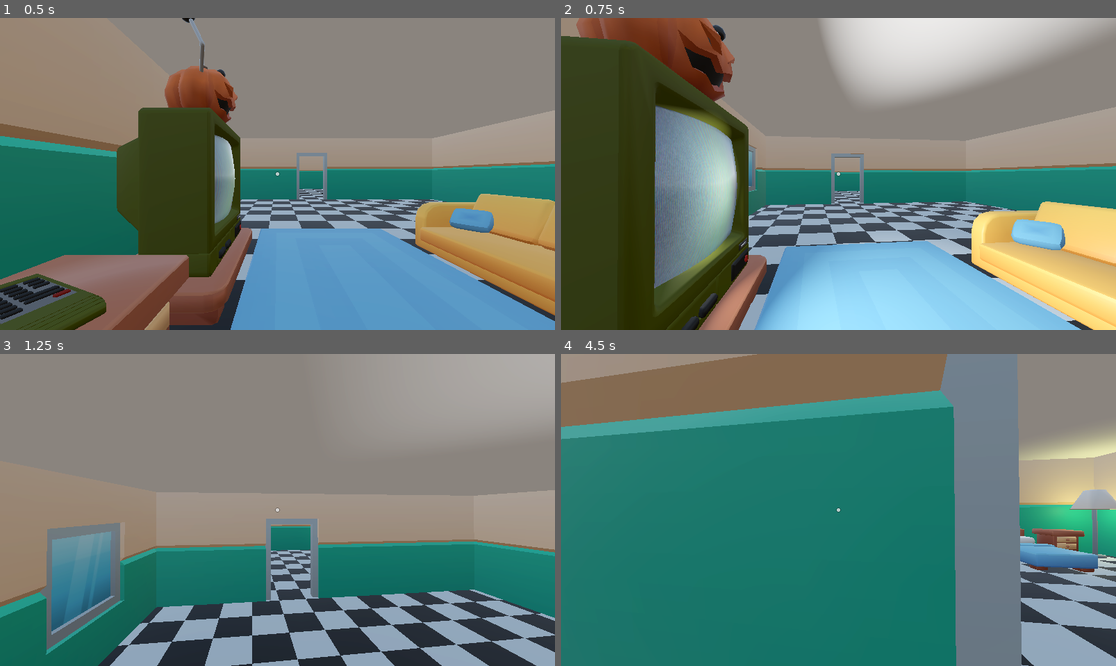
Above: before the commit, frames 1-4 (two rows, left to right).
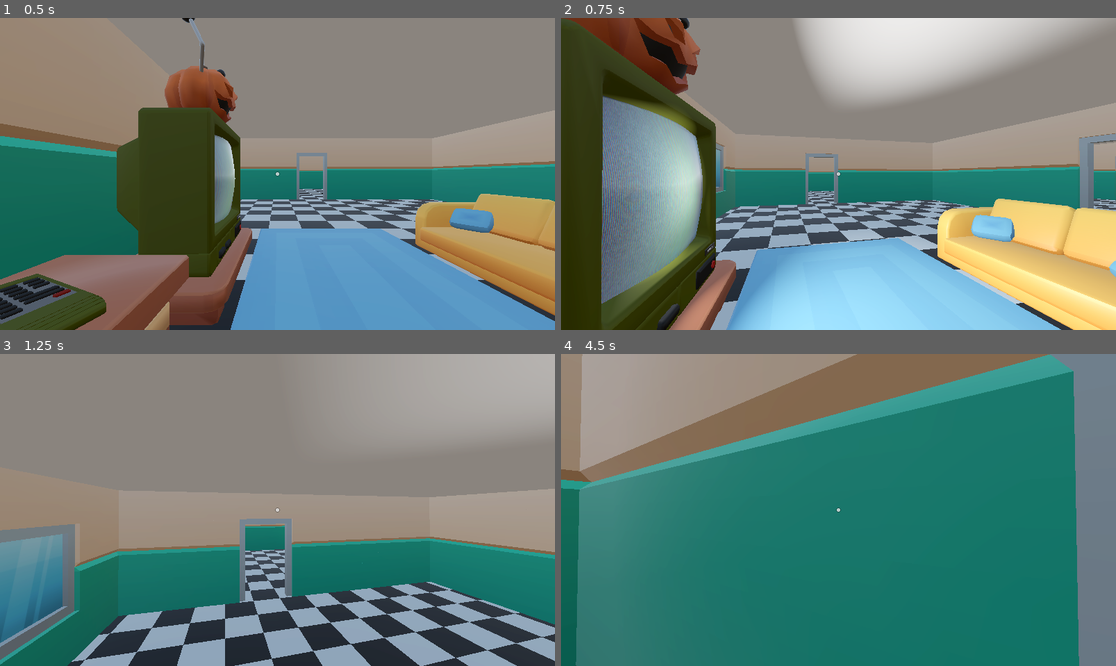
Above: after the commit, the same moments.

Repository: RickvanLoo/GDTV-Halloween-Jam-2025
Game: Godot game, scene res://Levels/Main/Level0.tscn
Same seed, same stepped clock (60 frames per second), same inputs: the game is played once before the commit and once after it.
Inputs (mouse positions are in pixels of both pictures, inside the frame that each line leads up to):
- Up to frame 1 (0.5 s): no input
- Up to frame 2 (0.75 s): move the mouse to (866, 174) at 0.52 s; hold W (move_forward) from 0.53 s (still down); hold E (interact) from 0.53 s (still down); click (866, 174) at 0.67 s
- Up to frame 3 (1.25 s): keep holding W (move_forward); keep holding E (interact); tap Space (jump) at 0.77 s
- Up to frame 4 (4.5 s): keep holding W (move_forward); move the mouse to (810, 510) at 1.27 s; release E (interact) at 1.28 s; tap Up (look_down) at 1.35 s; click (810, 510) at 1.42 s; tap Space (jump) at 1.52, 3.02, 3.77 s; move the mouse to (849, 503) at 2.02 s; tap Left (look_left) at 2.1 s; click (849, 503) at 2.17 s; tap Enter at 2.75 s; move the mouse to (832, 516) at 2.77 s; tap Right (look_right) at 2.85 s; click (832, 516) at 2.92 s; move the mouse to (877, 513) at 3.52 s; tap Down (look_up) at 3.6 s; click (877, 513) at 3.67 s; move the mouse to (794, 506) at 4.27 s; tap Shift (sprint) at 4.35 s; click (794, 506) at 4.42 s

Frame 1 is identical in both runs. In frame 2, 38% of the frame differs, in the area x 0-100%, y 0-100%; in frame 3, 22%; in frame 4, 48%.

Commit message:
fix head camera
further smoothing in browser

Diff:
--- a/Player/Head.gd
+++ b/Player/Head.gd
@@ -11,7 +11,6 @@
 var rot := Vector3()
 
 
-# Called when the node enters the scene tree for the first time.
 func _ready() -> void:
 	mouse_sensitivity = mouse_sensitivity / 1000
 
@@ -37,10 +36,15 @@
 
 
 func camera_rotation() -> void:
-	# Horizontal mouse look.
+	# Horizontal mouse look - update rotation value
 	rot.y -= mouse_axis.x * mouse_sensitivity
-	# Vertical mouse look.
+	# Vertical mouse look
 	rot.x = clamp(rot.x - mouse_axis.y * mouse_sensitivity, -y_limit, y_limit)
 
-	get_owner().rotation.y = rot.y
+	# Apply rotation immediately to this node (Head)
+	global_rotation.y = rot.y
 	rotation.x = rot.x
+
+	# Sync the owner's rotation separately
+	if get_owner():
+		get_owner().rotation.y = rot.y
